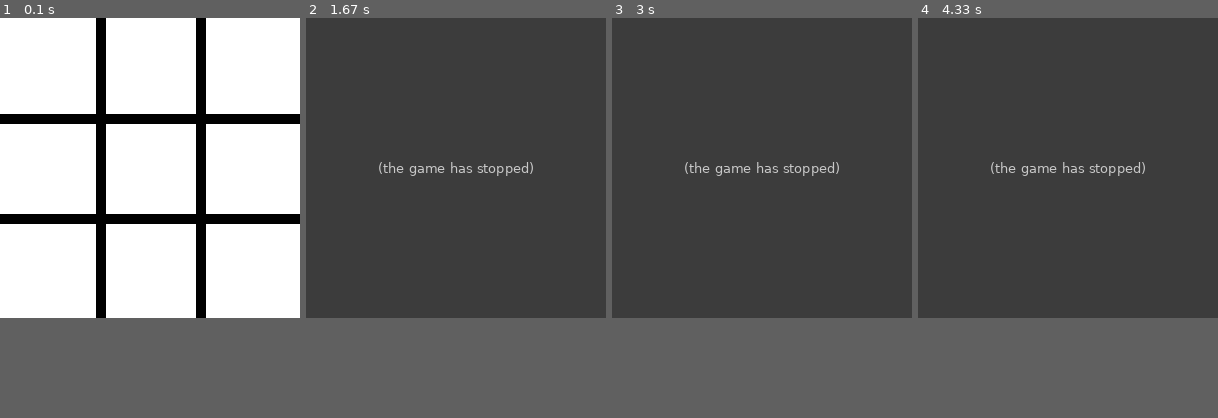
Above: before the commit, frames 1-4 (left to right).
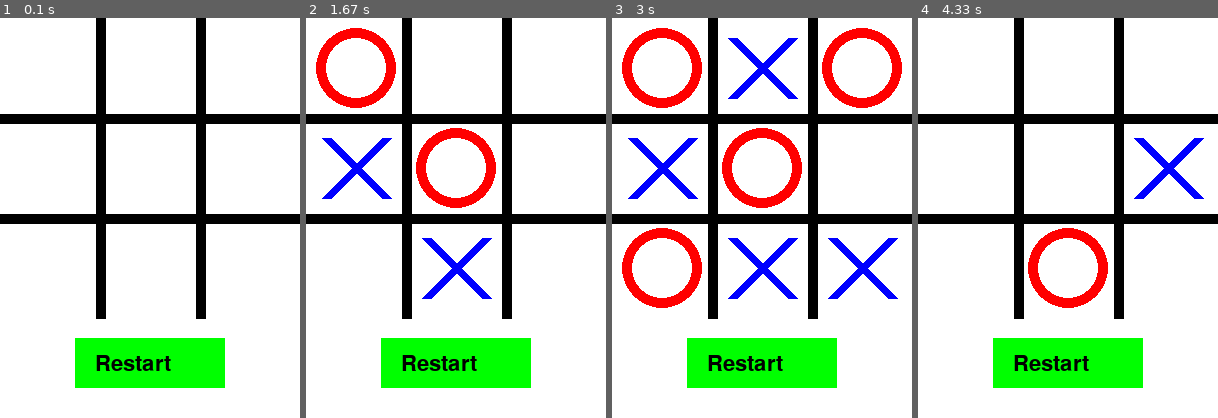
Above: after the commit, the same moments.

Repository: aknim/pygame-ttt
Game: pygame game, started from file.py
Same seed, same stepped clock (60 frames per second), same inputs: the game is played once before the commit and once after it.
Inputs (mouse positions are in pixels of both pictures, inside the frame that each line leads up to):
- Up to frame 1 (0.1 s): no input
- Up to frame 2 (1.67 s): click (456, 218) at 0.38 s; click (456, 362) at 0.72 s, where only the run after the commit has a clickable "Restart"; click (363, 158) at 1.05 s; click (492, 254) at 1.38 s
- Up to frame 3 (3 s): click (768, 82) at 1.72 s; click (840, 282) at 2.55 s
- Up to frame 4 (4.33 s): click "Restart" at 3.88 s; click (1131, 146) at 4.22 s
In our replay, the window is 300x300 before the commit and 300x400 after it. These sizes can differ from the game's own. Grey fills any space a smaller window leaves; there, only what the larger window draws over its background counts as a difference.

The runs differ from the first frame. In frame 1, 6.3% of the frame differs, in the area x 25-75%, y 75-93%; in frame 2, 81%, in the area x 0-100%, y 0-93%; in frame 3, 81%; in frame 4, 81%.
Error before the commit: IndexError: list index out of range (file.py line 59); the game stopped at 0.72 s (later frames are placeholders)

Commit message:
Day3.1 & 3.2 - 20x3 20x2 - Added restart button - Enabled Ai/one-player mode

Diff:
--- a/file.py
+++ b/file.py
@@ -1,14 +1,20 @@
 import pygame
 import sys
+import random
 
 # Initialize Pygame
 pygame.init()
 
 # Define constants
-WIDTH, HEIGHT = 300, 300
+WIDTH, HEIGHT = 300, 400
 LINE_COLOR = (0, 0, 0) # Black
 BG_COLOR = (255, 255, 255) # White
 LINE_WIDTH = 10
+
+# Button dimensions
+BUTTON_WIDTH, BUTTON_HEIGHT = 150, 50
+BUTTON_COLOR = (0, 255, 0)
+BUTTON_TEXT_COLOR = (0, 0, 0)
 
 # Set up display
 screen = pygame.display.set_mode((WIDTH, HEIGHT))
@@ -22,6 +28,11 @@
 player_turn = 'X'
 running = True
 game_active = True
+ai_enabled = True
+
+# Fonts
+font = pygame.font.Font(None, 36)
+button_font = pygame.font.Font(None, 32)
 
 def draw_marks():
  for row in range(3):
@@ -47,10 +58,7 @@
  return None
 
 def handle_click(pos):
- global game_active
- if (game_active==False) :
-  return
- global player_turn
+ global player_turn, game_active
 
  x, y = pos
  row = y // 100
@@ -65,19 +73,51 @@
   winner = check_winner()
   if winner:
    pygame.display.set_caption(f"{winner} wins!")
-   print(f"{winner} wins!")
    game_active = False
 
+def draw_button():
+  pygame.draw.rect(screen, BUTTON_COLOR, (75, 320, BUTTON_WIDTH, BUTTON_HEIGHT))
+  text_surface = button_font.render("Restart", True, BUTTON_TEXT_COLOR)
+  screen.blit(text_surface, (95, 335))
+
+def reset_game():
+  global board, player_turn, game_active
+  board = [["" for _ in range(3)] for _ in range(3)]
+  player_turn = 'X'
+  game_active = True
+  pygame.display.set_caption("Tic-Tac-Toe")
+
+def ai_move():
+  global player_turn, game_active
+
+  if not game_active or player_turn != '0':  # Let AI move, only when it's 0's turn
+    return
+
+  available_spots = [(row, col) for row in range(3) for col in range(3) if board[row][col] == ""]
+
+  if available_spots:
+    row, col = random.choice(available_spots)
+    board[row][col] = '0'
+    player_turn = 'X'
+    winner = check_winner()
+    if winner:
+      pygame.display.set_caption(f"{winner} wins!")
+      game_active = False
 
 # Game loop
 running = True
 while running:
  for event in pygame.event.get():
   if event.type == pygame.QUIT:
-   print("quit")
    running = False
   if event.type == pygame.MOUSEBUTTONDOWN:
-   handle_click(event.pos)
+    if 75 <= event.pos[0] <= 75 + BUTTON_WIDTH and 320 <= event.pos[1] <= 320 + BUTTON_HEIGHT:
+      reset_game()
+    elif game_active:
+      handle_click(event.pos)
+
+ if ai_enabled and player_turn == '0':
+  ai_move()
 
  screen.fill(BG_COLOR)
  draw_marks()
@@ -88,15 +128,5 @@
  pygame.draw.line(screen, LINE_COLOR, (0, 100), (300, 100), LINE_WIDTH)
  pygame.draw.line(screen, LINE_COLOR, (0, 200), (300, 200), LINE_WIDTH)
 
+ draw_button()
  pygame.display.update()
-
- # Drawing grid lines
- pygame.draw.line(screen, LINE_COLOR, (100, 0), (100, 300), LINE_WIDTH)
- pygame.draw.line(screen, LINE_COLOR, (200, 0), (200, 300), LINE_WIDTH)
- pygame.draw.line(screen, LINE_COLOR, (0, 100), (300, 100), LINE_WIDTH)
- pygame.draw.line(screen, LINE_COLOR, (0, 200), (300, 200), LINE_WIDTH)
-
- pygame.display.update()
-
-# pygame.quit()
-# sys.exit()
